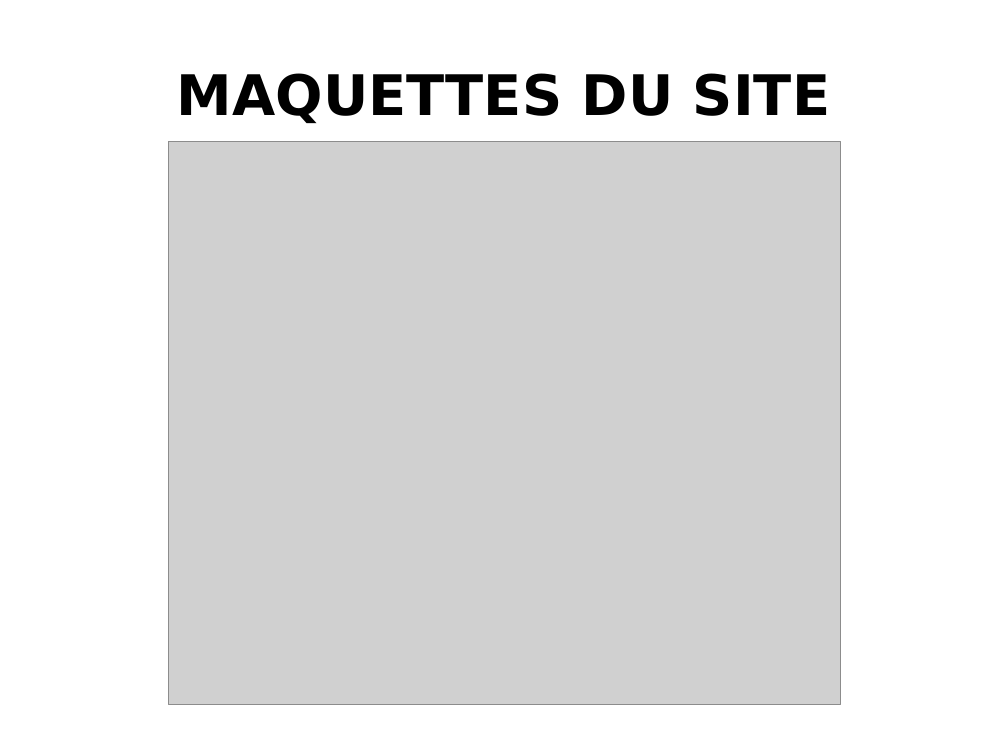
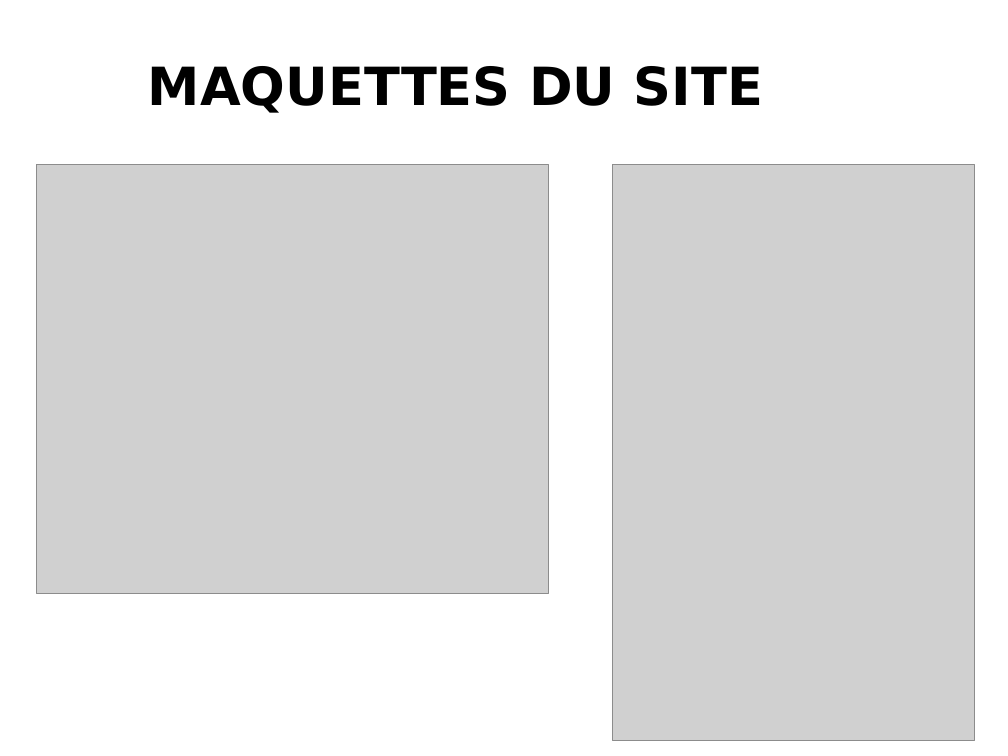
Before and after one commit to KatsuKumi/GeotLandes_WCS, a slide deck: slide 4 of Diapo/Diapo.odp. Drawn at 1008x756 pixels with LibreOffice and Linux fonts; fonts in the diff are those of the drawing; grey boxes stand for pictures; background and template pictures are left out. Boxes give left, top, right and bottom in pixels: in the first picture for what was removed or moved away, otherwise in the second. Text is boxed around its words. In the diff, an @@ line names an element or a change of style, - is before the commit and + after.

```diff
--- a/Diapo/Diapo.odp
+++ b/Diapo/Diapo.odp
@@ title "MAQUETTES DU SITE" at (148,66,763,113): size 44 to 41.4 pt @@
@@ picture: place and size @@
-picture at (168,141,841,704)
+picture at (37,165,549,594)
@@ picture added at (613,165,975,741) @@
```
Also in this commit, not shown: 2 other slides changed, 2 slides added, 4 slides removed, 1 other file.
